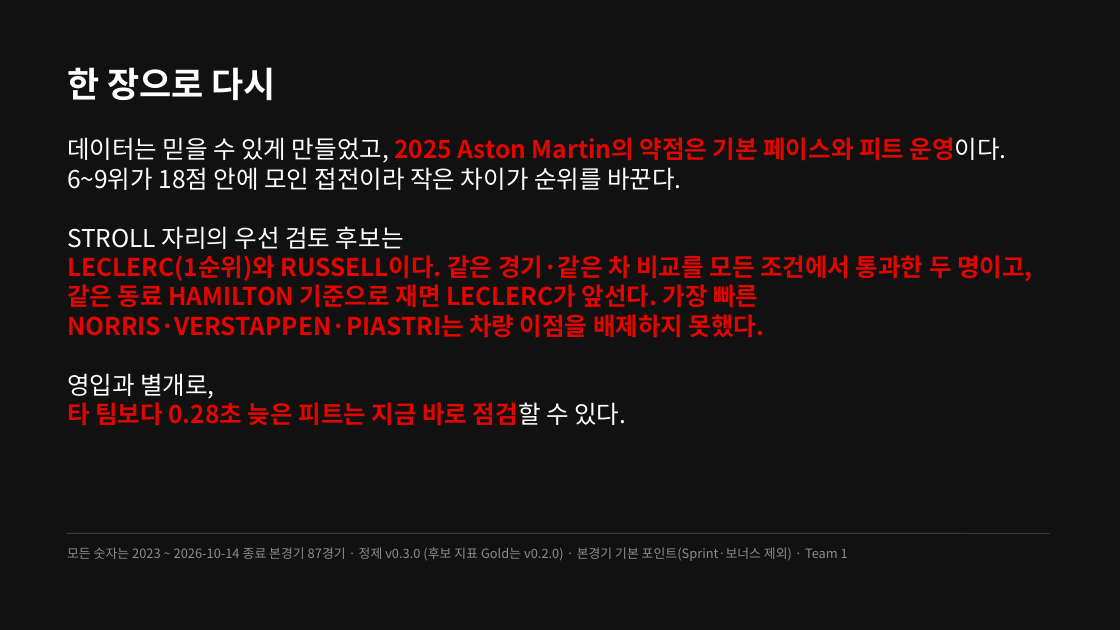
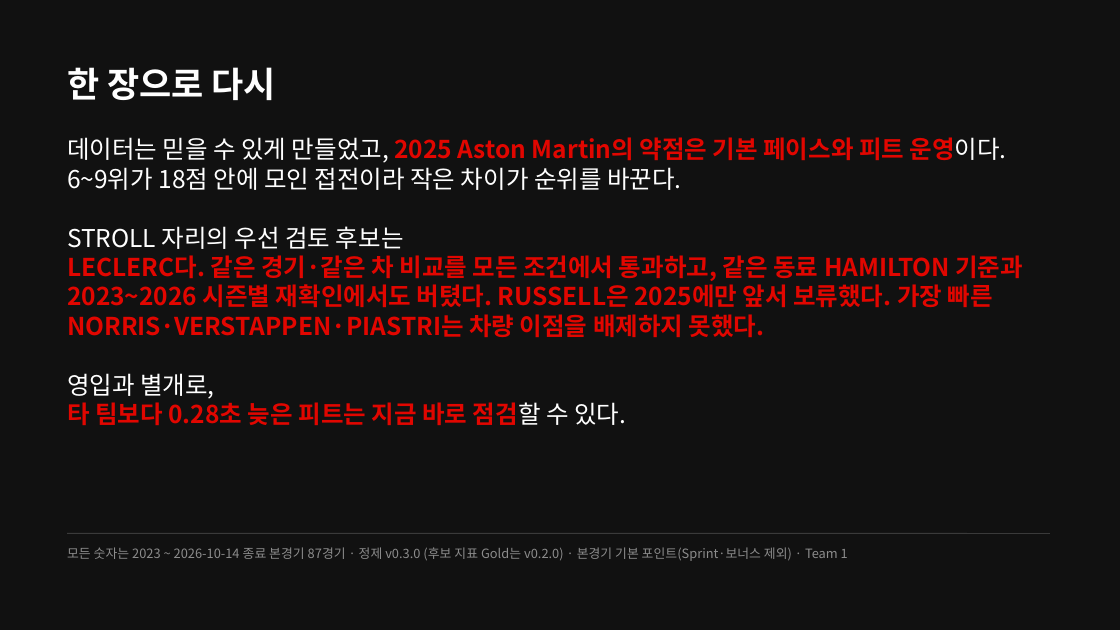
Before and after one commit to encore-ai-campus/mlo-02-p2-team1, a slide deck: slide 29 of docs/F1_TeamBuilder_발표자료.pptx (slide 28 before the commit). Drawn at 1120x630 pixels with LibreOffice and Linux fonts; fonts in the diff are those of the drawing. Boxes give left, top, right and bottom in pixels: in the first picture for what was removed or moved away, otherwise in the second. Text is boxed around its words. In the diff, an @@ line names an element or a change of style, - is before the commit and + after.

```diff
--- a/docs/F1_TeamBuilder_발표자료.pptx
+++ b/docs/F1_TeamBuilder_발표자료.pptx
@@ text at [67,255,1023,338]: text changed @@
-LECLERC(1순위)와 RUSSELL이다. 같은 경기·같은 차 비교를 모든 조건에서 통과한 두 명이고, 같은 동료 HAMILTON 기준으로 재면 LECLERC가 앞선다. 가장 빠른 NORRIS·VERSTAPPEN·PIASTRI는 차량 이점을 배제하지 못했다.
+LECLERC다. 같은 경기·같은 차 비교를 모든 조건에서 통과하고, 같은 동료 HAMILTON 기준과 2023~2026 시즌별 재확인에서도 버텼다. RUSSELL은 2025에만 앞서 보류했다. 가장 빠른 NORRIS·VERSTAPPEN·PIASTRI는 차량 이점을 배제하지 못했다.
```
Also in this commit, not shown: 9 other slides changed, 1 slide added, 8 other files.
